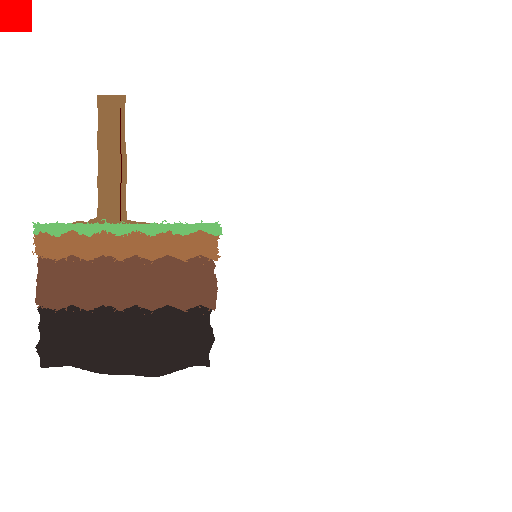
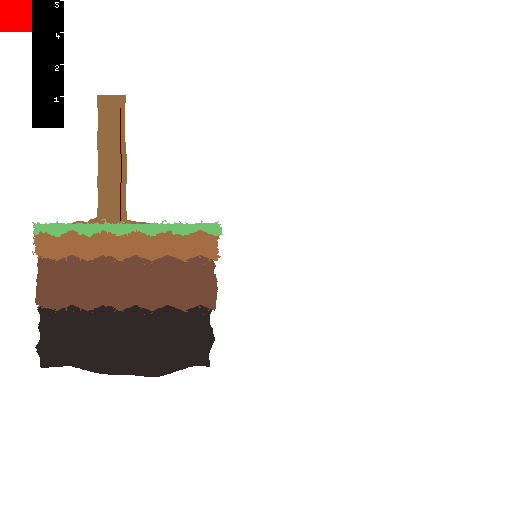
Revision of a layered w=512, h=512 image; what changed, layer by layer:
added layer "Calque 9" above "Calque 1 Copie" over box(32, 0, 64, 128)
